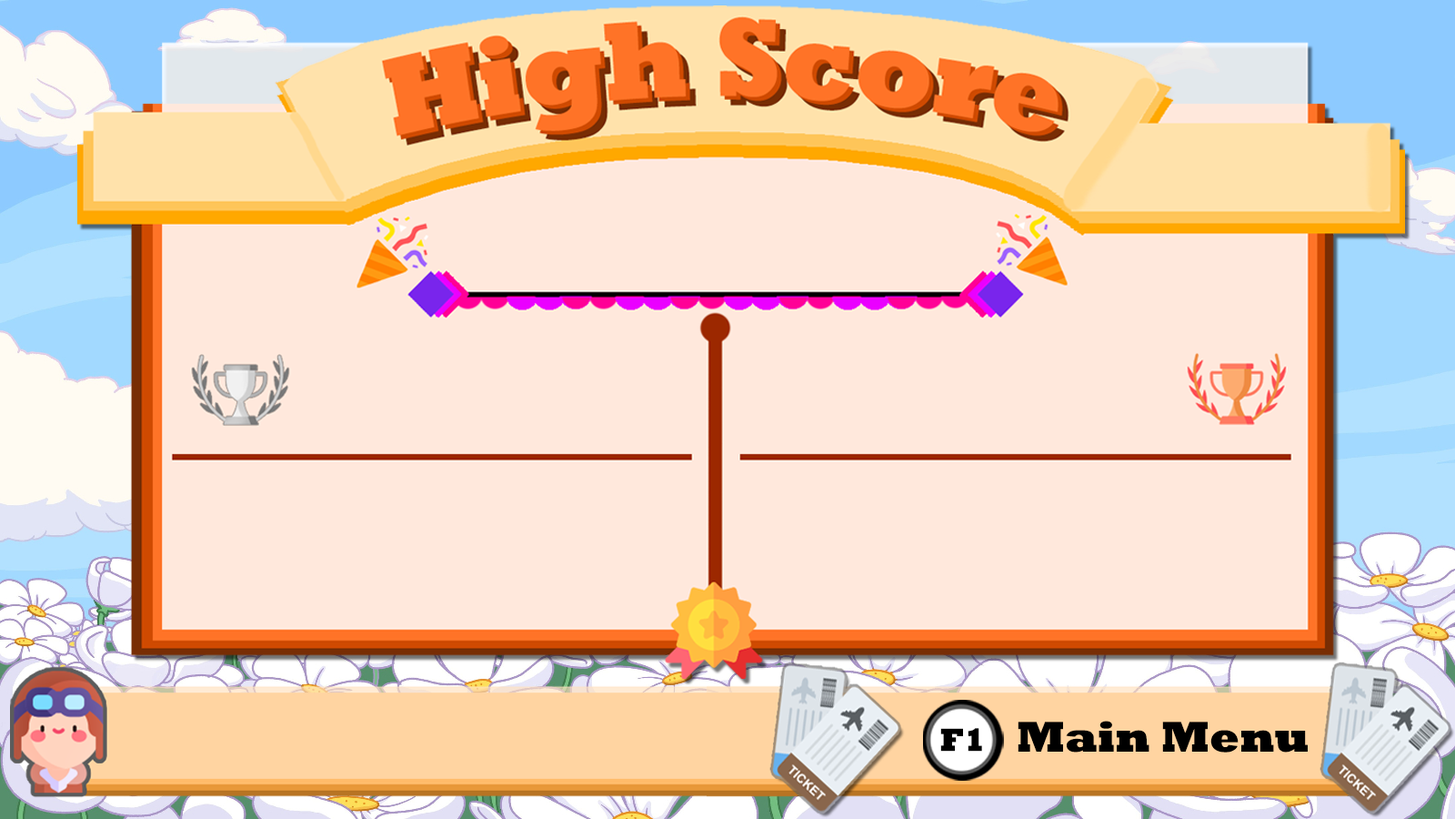
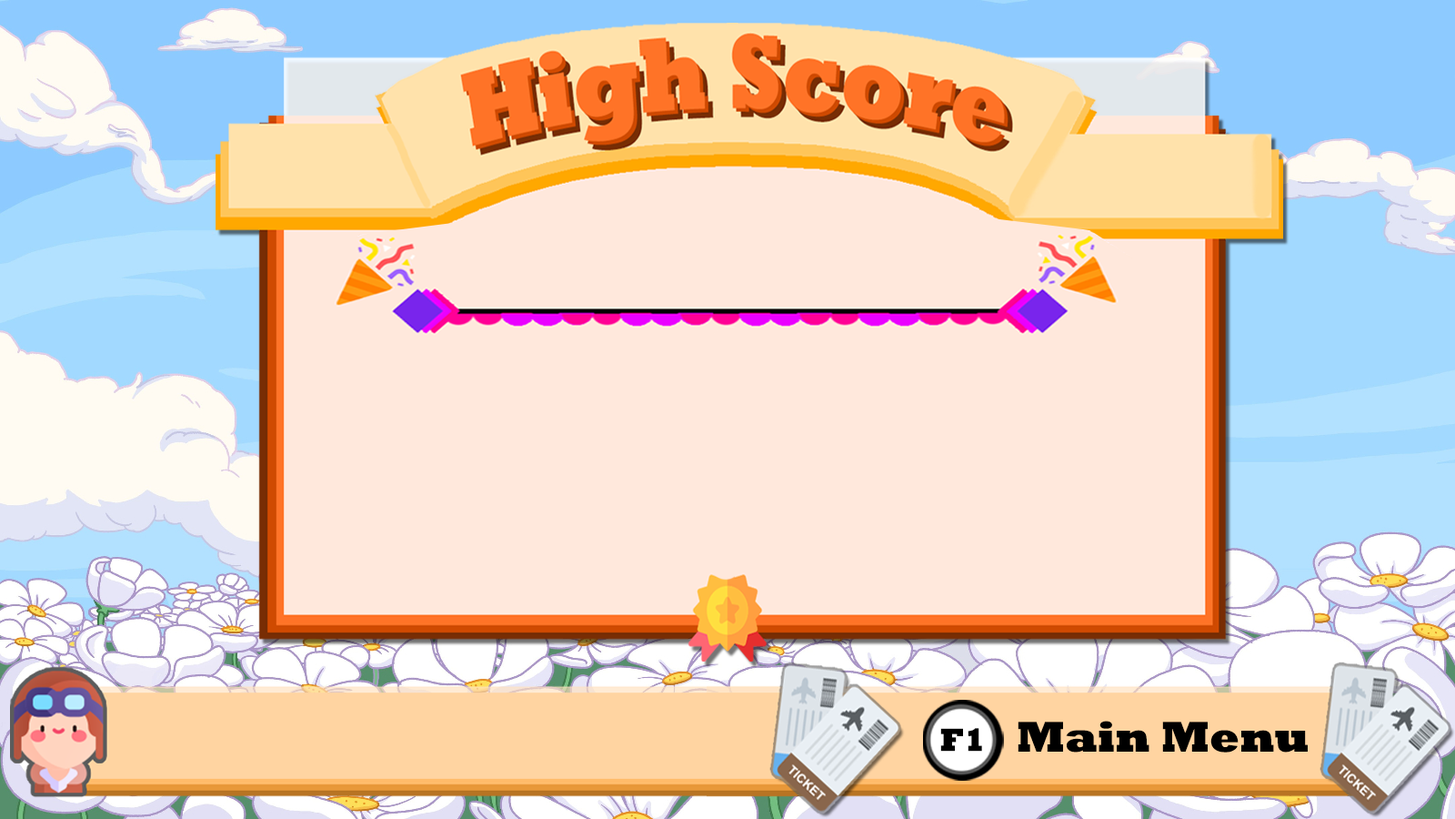
Before/after of a w=1455, h=819 layered artwork. What changed in the layer stack:
added layer "Layer 3" above "Layer 2" over [305, 186, 1182, 348]
added layer "Layer 2" above "Group 2" over [290, 311, 1198, 581]
painted on "Group 2" over [77, 5, 1406, 679]
